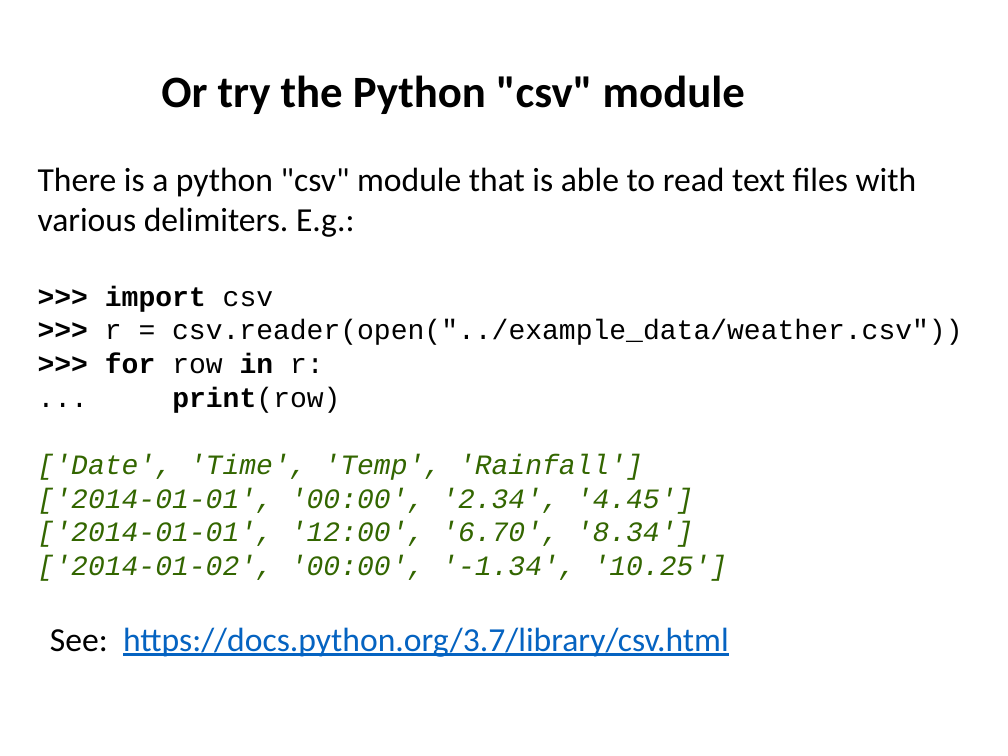
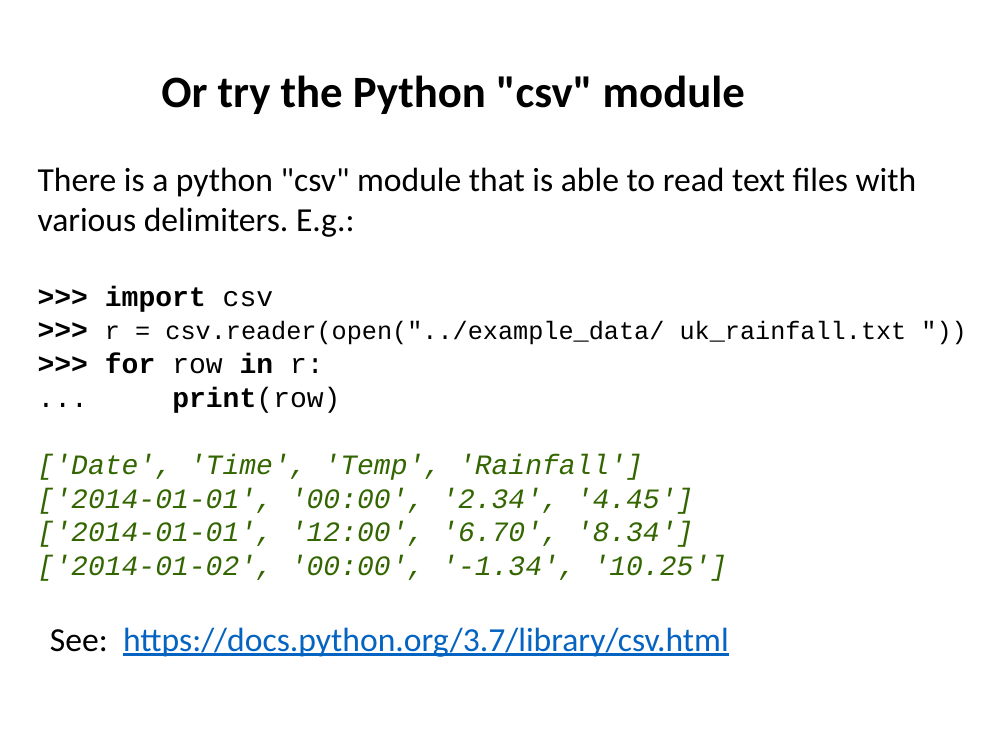
Before and after one commit to ncasuk/ncas-isc, a slide deck: slide 23 of python-data/slides/02_python_text_formats.pptx. Drawn at 1008x756 pixels with LibreOffice and Linux fonts; fonts in the diff are those of the drawing; background and template pictures are left out. Boxes give left, top, right and bottom in pixels: in the first picture for what was removed or moved away, otherwise in the second. Text is boxed around its words. In the diff, an @@ line names an element or a change of style, - is before the commit and + after.

Commit message:
Updated slides for python read/write data section

```diff
--- a/python-data/slides/02_python_text_formats.pptx
+++ b/python-data/slides/02_python_text_formats.pptx
@@ text at (105,321,907,345): text changed; size 20 to 18 pt @@
->>> r = csv.reader(open("../example_data/weather.csv"))
+>>> r = csv.reader(open("../example_data/ uk_rainfall.txt "))
```
Also in this commit, not shown: 1 other slide changed, 2 slides added, 9 other files.
